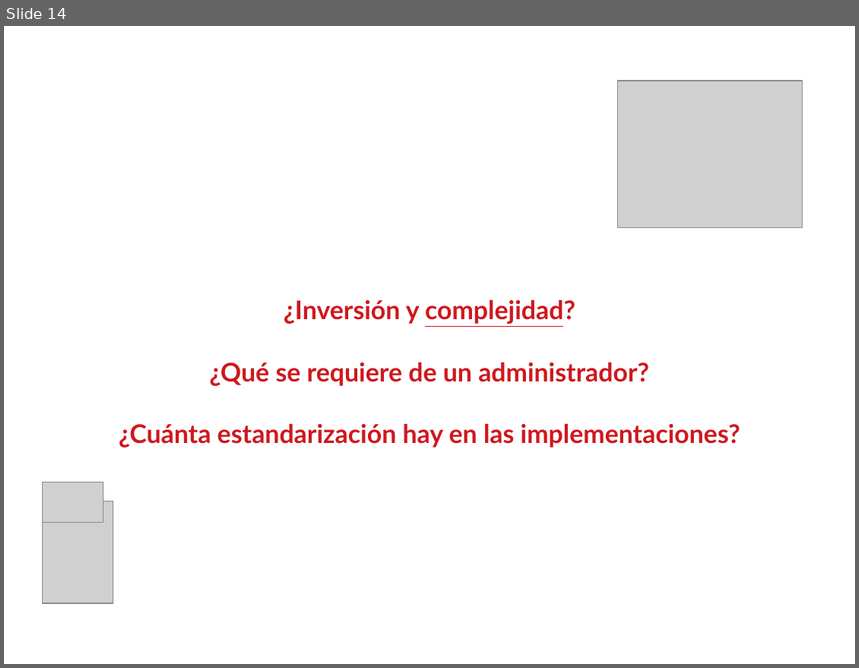
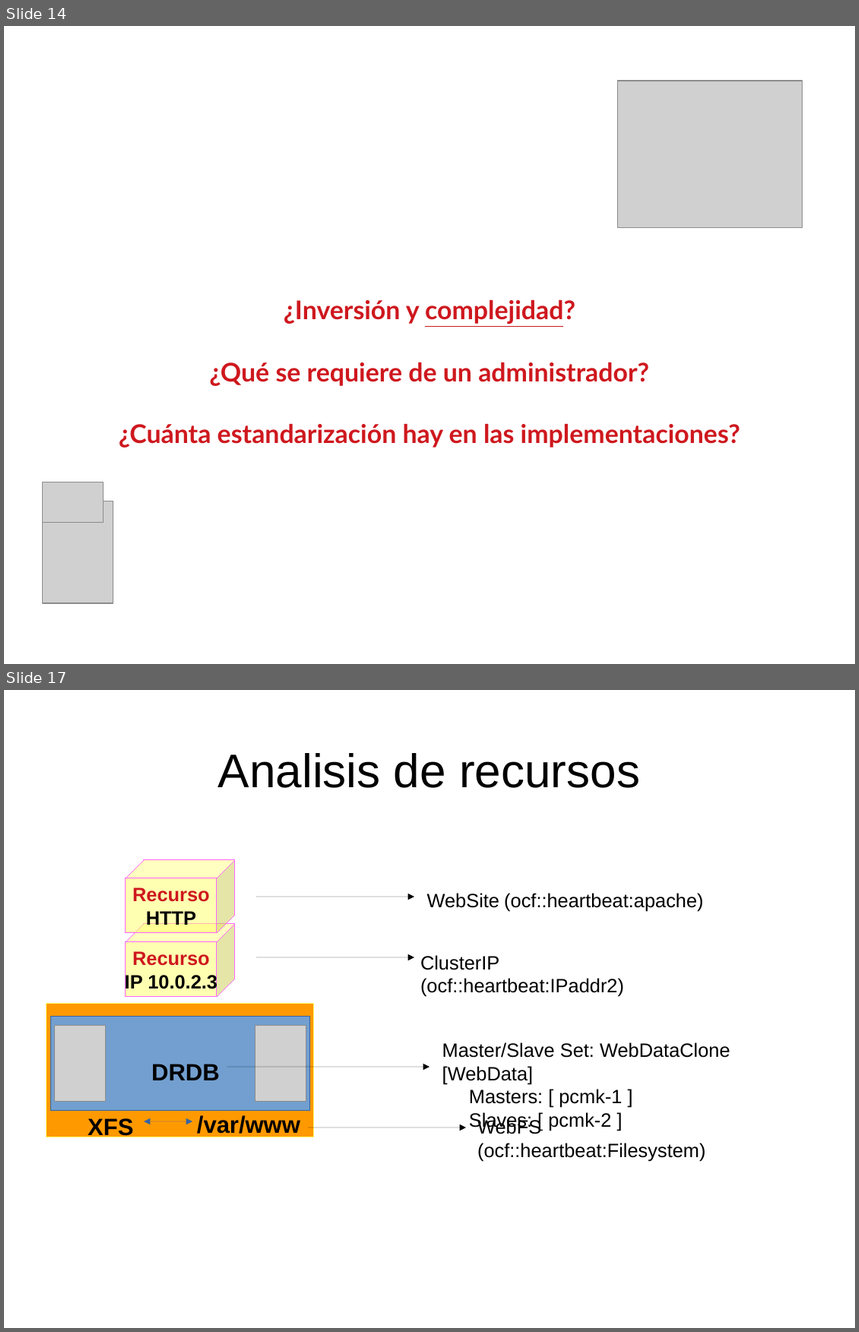
Before and after one commit to niniadcobre/asa, a slide deck: clases/cluster.odp. Shown one above the other, each under a label of ours: slide 14 before the commit, slides 14 and 17 after it; the slides between them are not shown. The pictures are 859x668 and 859x1332 pixels, drawn with LibreOffice and Linux fonts; fonts in the diff are those of the drawing; grey boxes stand for pictures. Boxes give left, top, right and bottom in pixels: in the first picture for what was removed or moved away, otherwise in the second. Text is boxed around its words. In the diff, an @@ line names an element or a change of style, - is before the commit and + after.

```diff
--- a/clases/cluster.odp
+++ b/clases/cluster.odp
@@ slide 17 added at <box>4,690,855,1328</box>, background #FFFFFF @@
@@ title added at <box>218,753,640,788</box>, 44 pt, text #000000 @@
+Analisis de recursos
@@ cube added at <box>126,860,235,932</box>, fill #FFFF66 at 50% opacity, outline #FF66FF 0 pt, 18 pt, text #CE181E, bold @@
+Recurso
+HTTP
@@ text added at <box>427,893,703,911</box>, 18 pt, text #000000 @@
+WebSite (ocf::heartbeat:apache)
@@ arrow added from (256, 897) to (414, 897), #000000 0 pt @@
@@ cube added at <box>126,924,235,996</box>, fill #FFFF66 at 50% opacity, outline #FF66FF 0 pt, 18 pt, text #000000, bold @@
+Recurso
+IP 10.0.2.3
@@ arrow added from (256, 958) to (414, 958), #000000 0 pt @@
@@ text added at <box>420,955,624,997</box>, 18 pt, text #000000 @@
+ClusterIP (ocf::heartbeat:IPaddr2)
@@ rectangle added at <box>47,1004,314,1138</box>, fill #FF9900, outline #FFFF66 0 pt @@
@@ rectangle added at <box>51,1017,310,1111</box>, fill #729FCF, outline #3465A4 0 pt @@
@@ picture added at <box>55,1026,106,1102</box> @@
@@ picture added at <box>256,1026,306,1102</box> @@
@@ text added at <box>443,1043,731,1131</box>, 18 pt, text #000000 @@
+Master/Slave Set: WebDataClone [WebData]
+Masters: [ pcmk-1 ]
+Slaves: [ pcmk-2 ]
@@ text added at <box>151,1064,220,1081</box>, 22 pt, text #000000, bold @@
+DRDB
@@ arrow added from (227, 1067) to (430, 1067), #000000 0 pt @@
@@ text added at <box>88,1119,133,1140</box>, 22 pt, text #000000, bold @@
+XFS
@@ double arrow added from (144, 1122) to (192, 1122), #3465A4 0 pt @@
@@ text added at <box>197,1116,300,1138</box>, 22 pt, text #000000, bold @@
+/var/www
@@ text added at <box>477,1119,705,1161</box>, 18 pt, text #000000 @@
+WebFS (ocf::heartbeat:Filesystem)
@@ arrow added from (308, 1128) to (466, 1128), #000000 0 pt @@
```
Also in this commit, not shown: 6 other slides added.
